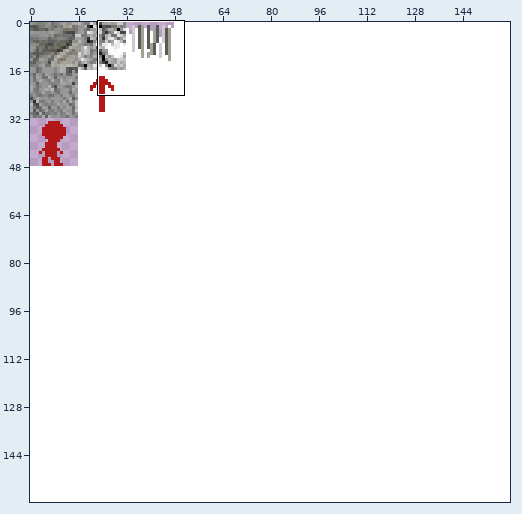
Edited in one commit: sprite sheet (darkcave/darkcaveContent/atlas.png). Above, an overview of the earlier version with the close-up marked.
Close-up. As it was:
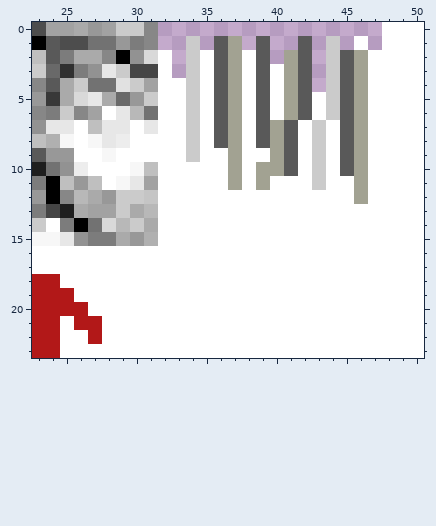
The file is 160x160 pixels. Colours within 5 levels of each other are drawn and written as one. Shown: x 23..50, y 0..23.
The same view after the edit:
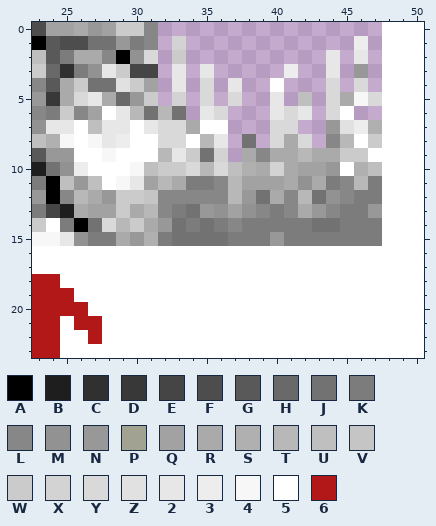
Palette (. is transparent): A #000000  B #1e1e1e  C #303030  D #383838  E #454545  F #4d4d4d  G #595959  H #696969  J #727272  K #7c7c7c  L #878787  M #929292  N #989898  P #a2a292  Q #a2a2a2  R #aaaaaa  S #b0b0b0  T #b8b8b8  U #bfbfbf  V #c5c5c5  W #cbcbcb  X #d3d3d3  Y #d9d9d9  Z #e1e1e1  2 #e7e7e7  3 #ededed  4 #f7f7f7  5 #ffffff  6 #b21818
From old to new:
@@ x 23..50 @@
  0 FQQRNQWWL................555
- 1 AGFFJJNKL..W.GP.G..G.W.5.555
- 2 UGKRRLAMY5.W5GP5G.PG.WGP5555
- 3 WHCKM2WEE5.W5GP5G5PG.WGP5555
- 4 LGRWJJZWQ55W5GP5G5PG.WGP5555
- 5 NDRY2RHNW55W5GP5G5PG5WGP5555
- 6 LKWLQ52TJ55W5GP5G5PG5WGP5555
- 7 M225U225255W5GP5GPG5W5GP5555
- 8 US454235555W5GP5GPG5W5GP5555
- 9 GNN55455555W55P55PG5W5GP5555
-10 BJM35554U55555P5PPG5W5GP5555
-11 KAUNU542Q55555P5P555W55P5555
-12 NALTRNWWV55555555555555P5555
-13 KEBRQQWRT5555555555555555555
-14 W5KAJYTWR5555555555555555555
-15 442MKKRNS5555555555555555555
+ 1 AGFFJJNKL.X............3.555
+ 2 UGKRRLAMY.W..........2.2.555
+ 3 WHCKM2WEE.2.2.....3..2.N.555
+ 4 LGRWJJZWQ.2.Y.2..5...Y.Y.555
+ 5 NDRY2RHNW.X.Y.Y..2.U.YR4Y555
+ 6 LKWLQ52TJTJ.2Y...2Y2.Y5..555
+ 7 M225U2252YYR55...YY..NZ3S555
+ 8 US4542355YY5T2.J.YRY.LT5W555
+ 9 GNN554555T2WJX.RLRRTRRWW5555
+10 BJM35554UWWYTYUSRXRQQN5SU555
+11 KAUNU542QTRKKLTQQQRMRKLTK555
+12 NALTRNWWVLLLLLTNJRLTJMLKK555
+13 KEBRQQWRTLKJNMQMLKLRNLKKN555
+14 W5KAJYTWRNJKJKLKKKKKJJKKK555
+15 442MKKRNSKJJJJKKKNKKKKKKK555
 16 5555555555555555555555555555
Where, in picture pixels (left, top, right, bottom), the same in both close-ups:
changed: (158, 36, 382, 246)
